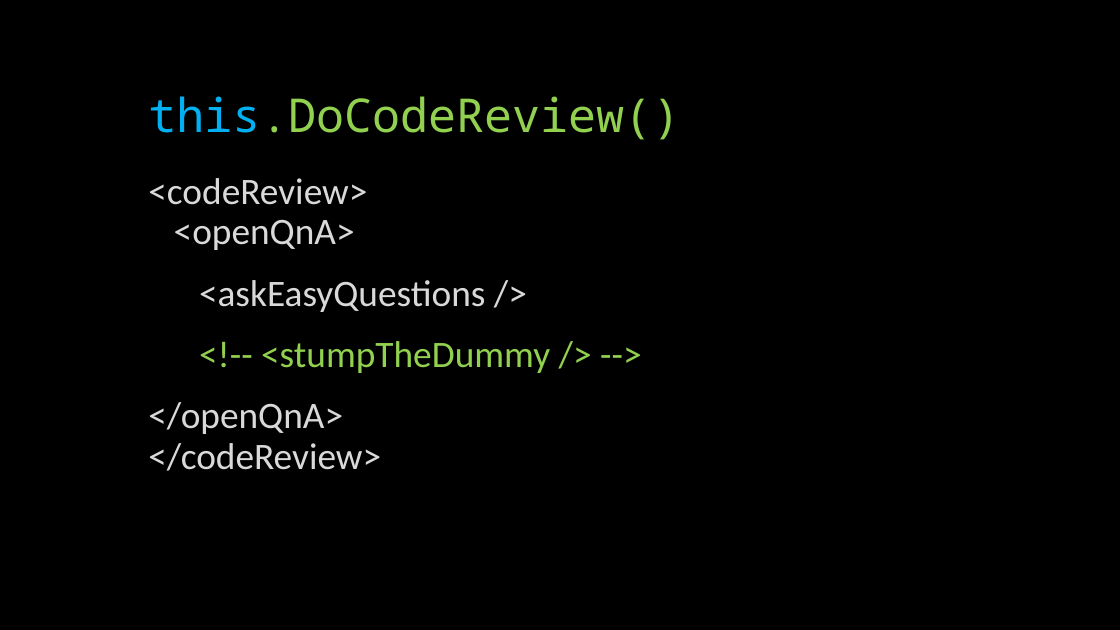
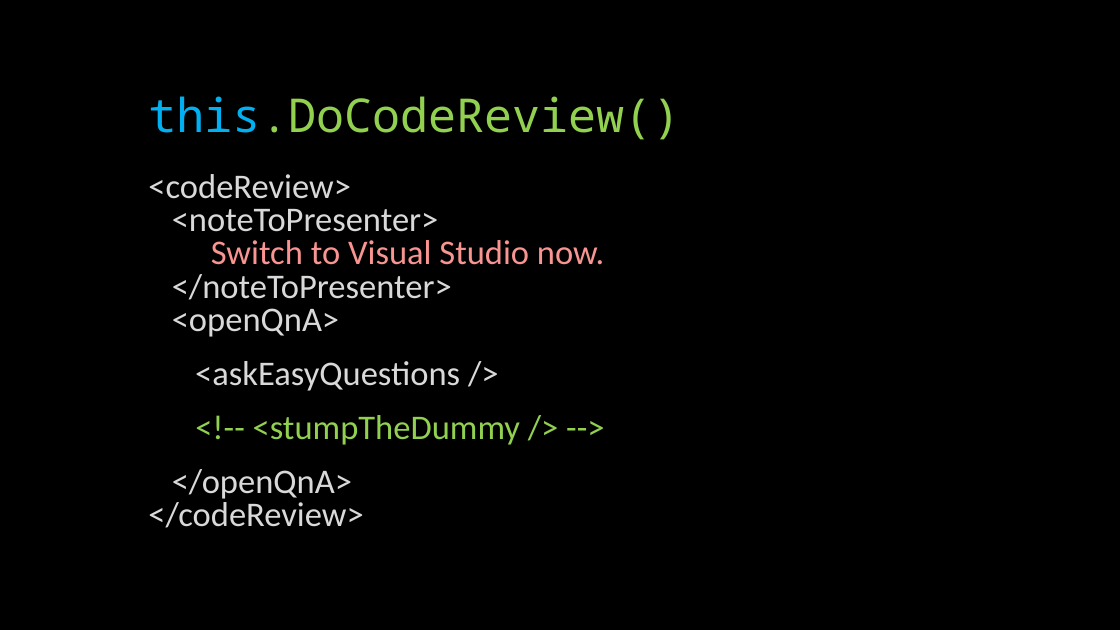
Before and after one commit to holsee/duovia-mpivisor, a slide deck: slide 16 of src/DuoVia.MpiVisor/Docs/mpivisor.pptx (slide 14 before the commit). Drawn at 1120x630 pixels with LibreOffice and Linux fonts; fonts in the diff are those of the drawing. Boxes give left, top, right and bottom in pixels: in the first picture for what was removed or moved away, otherwise in the second. Text is boxed around its words. In the diff, an @@ line names an element or a change of style, - is before the commit and + after.

```diff
--- a/src/DuoVia.MpiVisor/Docs/mpivisor.pptx
+++ b/src/DuoVia.MpiVisor/Docs/mpivisor.pptx
@@ text at (x1=148, y1=174, x2=604, y2=337): text changed; size 32 to 29.6 pt @@
-<codeReview>
-<openQnA>
+<codeReview>
+<noteToPresenter>
+Switch to Visual Studio now.
+</noteToPresenter>
+<openQnA>
@@ text at (x1=148, y1=361, x2=520, y2=528): size 32 to 29.6 pt in "<askEasyQuestions />", "<!-- <stumpTheDummy /> -->", "</openQnA> </codeReview>"; line spacing 0.9 to 0.8 @@
```
Also in this commit, not shown: 2 slides added.
